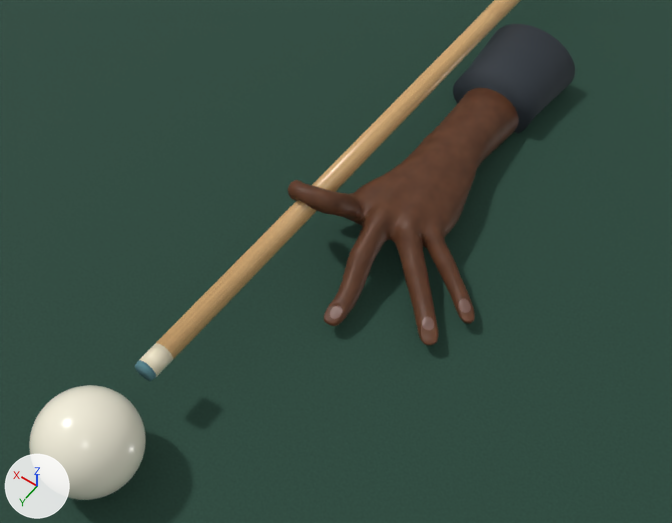
The Blender file art/studies/closed-bridge-hand.blend: old version first, new version second.
One viewpoint serves both versions: a 50 mm lens placed at (-0.192, 0.3, 0.459), pointed at (0.007, 0.02, 0.019). The axes (+X, +Y, +Z) are drawn at lower left. The lights are the same throughout. The picture after the commit comes second.

The first picture shows 'Anatomical left bridge hand', 'Cloth bed', 'Cue ball', 'Maple shaft', 'Shirt cuff' and 5 more.
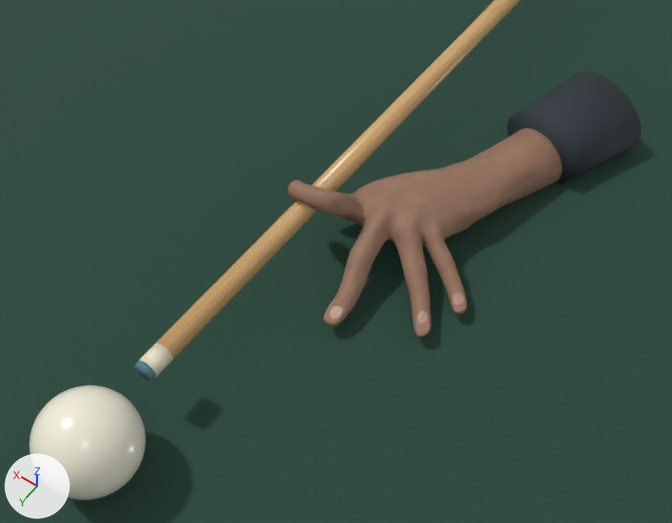
Changed parts and their boxes [x1, y1, x2, y2] in the pictures (672 x 523 px; the box of a moved part takes in the faces that stretch with it):
'Anatomical left bridge hand', surface changed, reshaped (lighter, 19% wider, 19% shorter)
    before: [288, 88, 519, 345]
    after: [288, 128, 562, 337]
'Shirt cuff', moved, turned
    before: [453, 24, 575, 134]
    after: [507, 71, 641, 184]
part 1 of me_anatomical_left_bridge_hand, moved or reshaped
    before: [365, 88, 519, 345]
    after: [364, 128, 562, 337]

The change, as a list of edits to the scene's bpy script:
```text
Add img_skin_detail_sample:
    img_skin_detail_sample = load_image('Skin detail sample', '_unpacked/Skin_detail_sample', 256, 256, 'sRGB')
Change mat_warm_skin:
    remove # nodes: BsdfPrincipled, Bump, OutputMaterial, TexCoord, TexNoise x2, ValToRGB
    remove # colours: brown #4c2c1d, brown #6c452e
    nodes: Attribute, BsdfPrincipled, Bump, Math x2, MixRGB x2, OutputMaterial, TexCoord, TexImage, TexNoise, ValToRGB, VectorMath
    colours: brown #9b7560, beige #ad8871, light grey #cab5ad
    uses the picture img_skin_detail_sample
Change me_anatomical_left_bridge_hand:
    used by ob_anatomical_left_bridge_hand; location = (0.0, 0.0, 0.0)
    remove me_anatomical_left_bridge_hand.from_pydata(...)  # 27529 vertices, 27489 faces; spans x -0.079..0.054, y -0.18..0.055, z 0.0..0.057
    add me_anatomical_left_bridge_hand.from_pydata(...)  # 27529 vertices, 27489 faces; spans x -0.074..0.054, y -0.165..0.055, z 0.0..0.057
    me_anatomical_left_bridge_hand part 1: 11170 of 27529 vertices moved; they spanned x -0.079..0.029, y -0.18..0.033, z 0.0..0.036 and now span x -0.074..0.028, y -0.165..0.031, z 0.0..0.036; mean shift (-0.007, 0.004, 0.0); largest move (-0.021, -0.18, 0.004) -> (-0.074, -0.153, 0.004)
Change ob_shirt_cuff:
    ob_shirt_cuff.location: (0.0033, -0.1592, 0.0129) -> (-0.0442, -0.1407, 0.0129)
    ob_shirt_cuff.rotation_euler: (1.571, 0.0, 0.0) -> (1.571, 0.0, -0.314)  # degrees (90, 0, 0) -> degrees (90, 0, -18)
```
